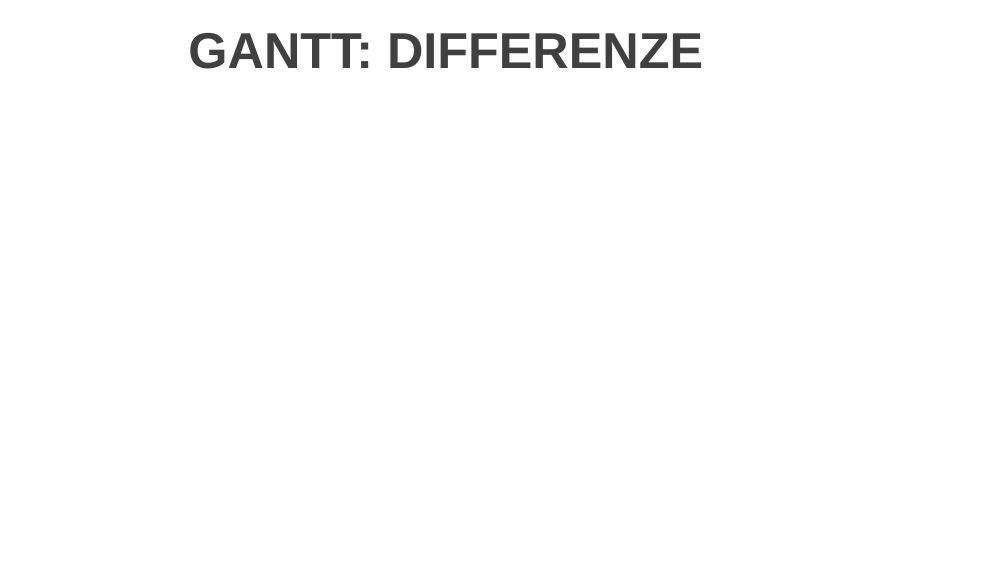
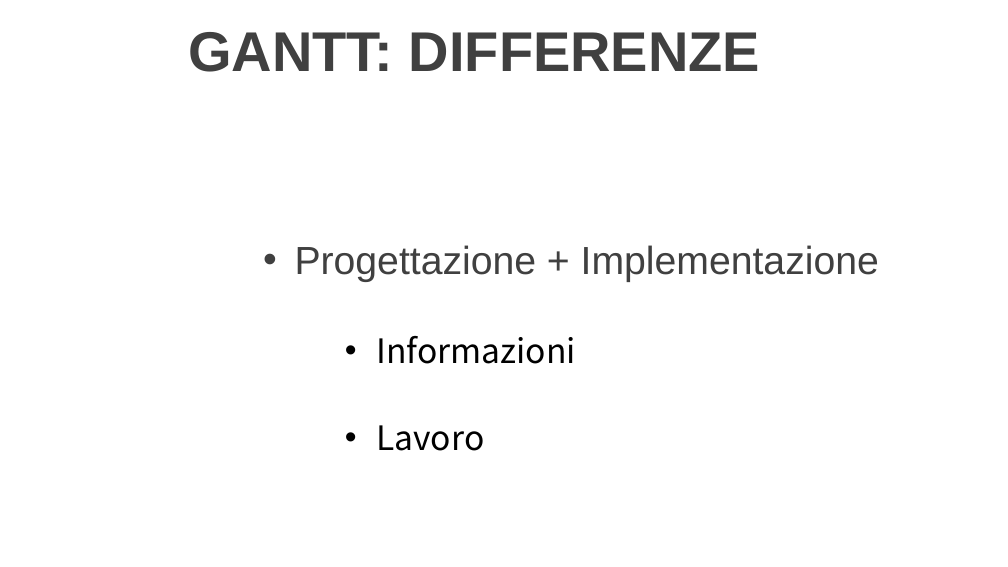
Before and after one commit to LuMug/DroneControlSystem, a slide deck: slide 7 of docs/Presentazione.pptx. Drawn at 1008x567 pixels with LibreOffice and Linux fonts; fonts in the diff are those of the drawing; background and template pictures are left out. Boxes give left, top, right and bottom in pixels: in the first picture for what was removed or moved away, otherwise in the second. Text is boxed around its words. In the diff, an @@ line names an element or a change of style, - is before the commit and + after.

```diff
--- a/docs/Presentazione.pptx
+++ b/docs/Presentazione.pptx
@@ title "GANTT: DIFFERENZE" at (x1=188, y1=32, x2=760, y2=72): size 36 to 40 pt @@
@@ text added at (x1=295, y1=245, x2=879, y2=451), 28 pt, text #404040 @@
+• Progettazione + Implementazione
+  • Informazioni
+  • Lavoro
```
Also in this commit, not shown: 1 other slide changed, 1 slide added, 1 other file.
